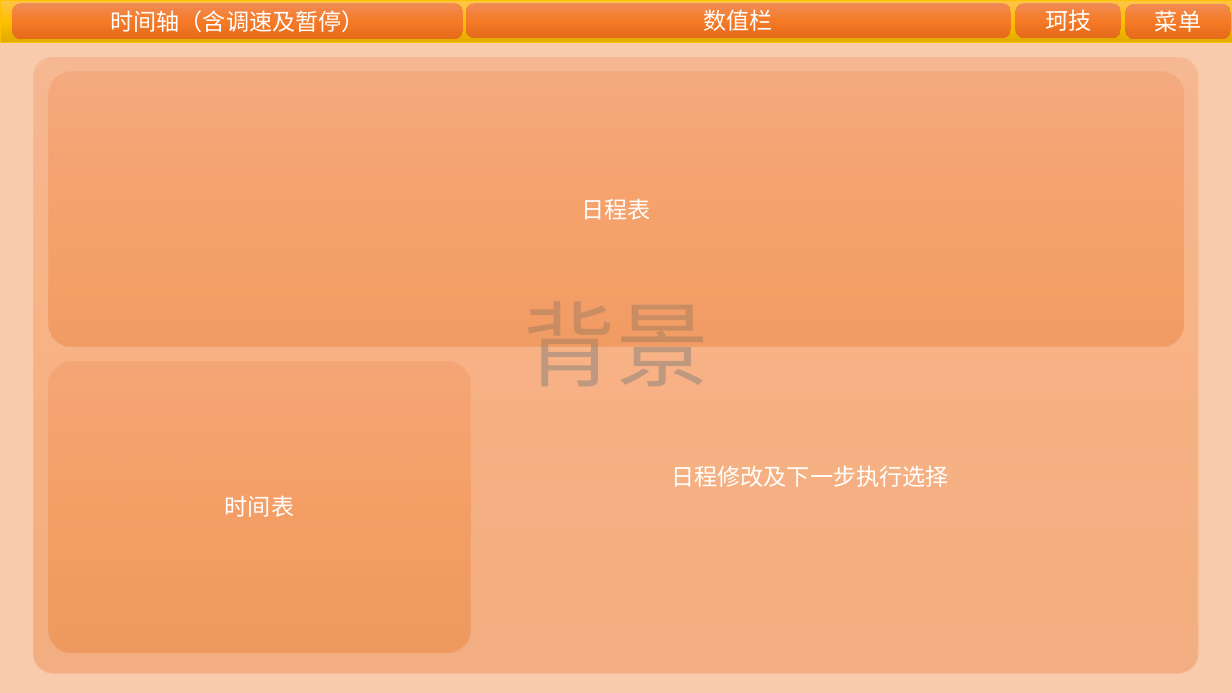
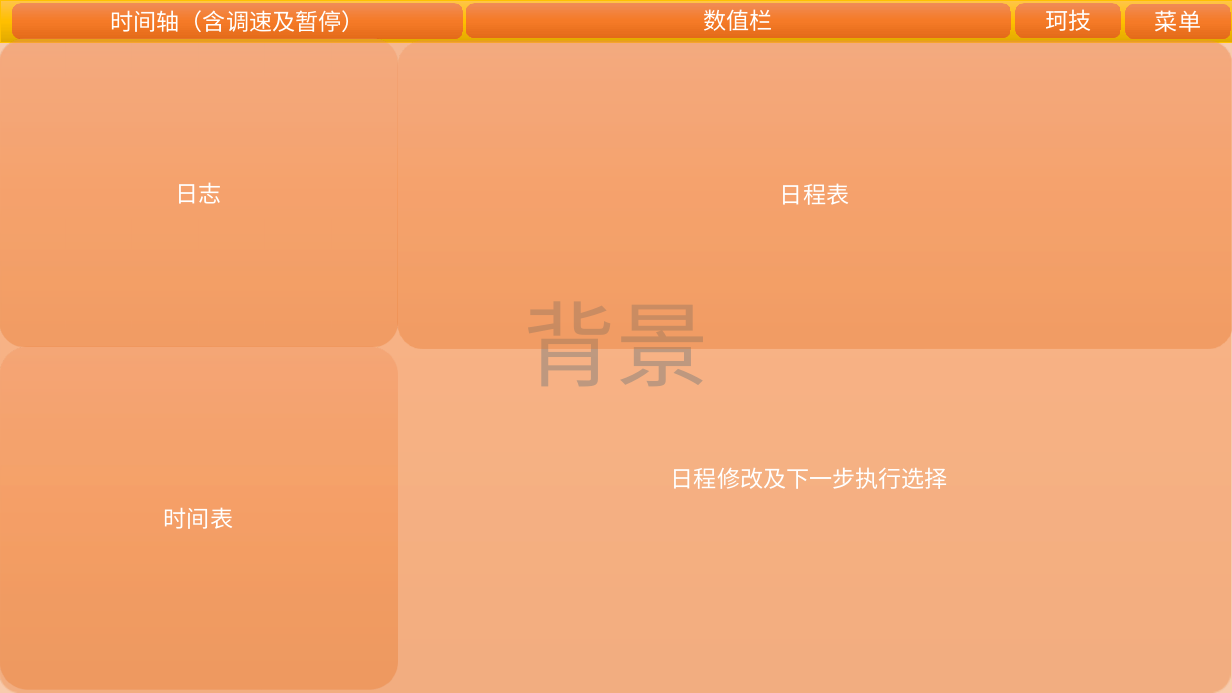
Before and after one commit to CommonAnts/OIASG, a slide deck: slide 8 of docs/界面布局.pptx. Drawn at 1232x693 pixels with LibreOffice and Linux fonts; fonts in the diff are those of the drawing. Boxes give left, top, right and bottom in pixels: in the first picture for what was removed or moved away, otherwise in the second. Text is boxed around its words. In the diff, an @@ line names an element or a change of style, - is before the commit and + after.

```diff
--- a/docs/界面布局.pptx
+++ b/docs/界面布局.pptx
@@ rounded rectangle "日程修改及下一步执行选择": place and size @@
-rounded rectangle "日程修改及下一步执行选择" at [34,57,1199,674]
+rounded rectangle "日程修改及下一步执行选择" at [0,43,1231,693]
@@ rounded rectangle added at [0,39,397,347], fill gradient #F18C57 to #F67B28 to #E56C19, 18 pt, text #FFFFFF @@
+日志
@@ rounded rectangle "日程表": place and size @@
-rounded rectangle "日程表" at [48,72,1183,347]
+rounded rectangle "日程表" at [397,41,1232,348]
@@ rounded rectangle "时间表": place and size @@
-rounded rectangle "时间表" at [48,361,470,653]
+rounded rectangle "时间表" at [0,347,397,690]
```
Also in this commit, not shown: 2 other slides changed, 2 slides added, 1 slide removed, 15 other files.
